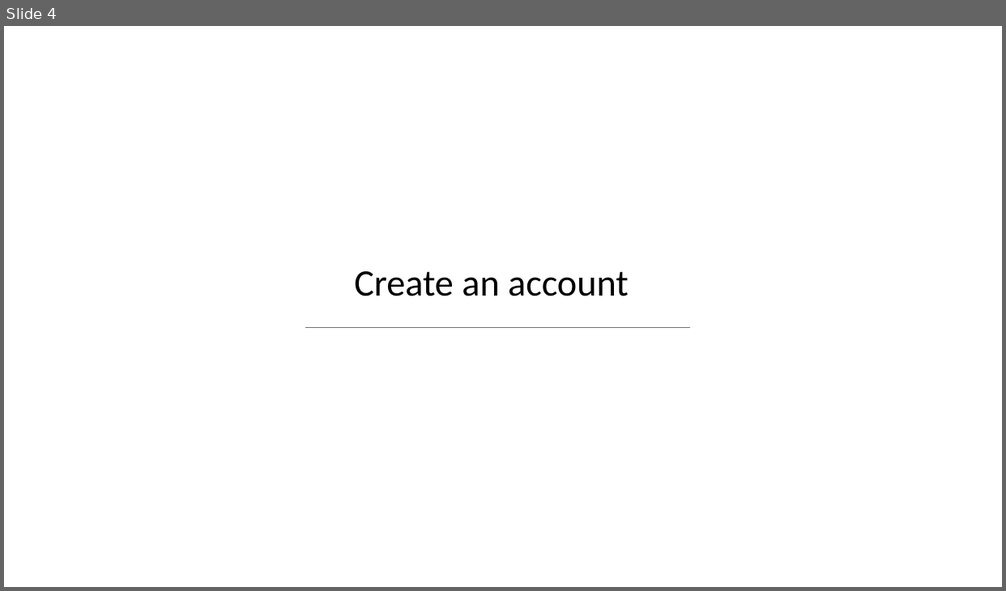
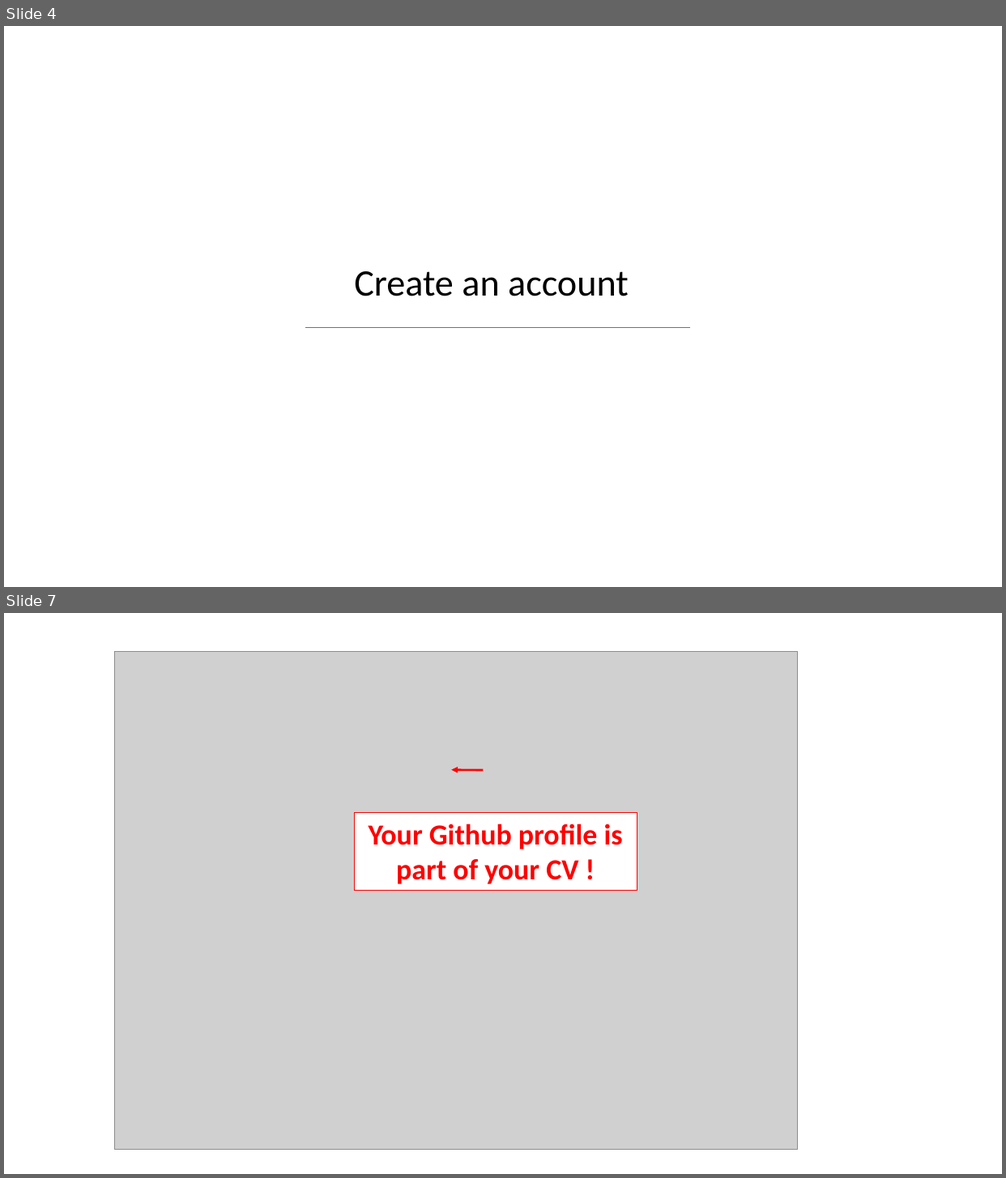
Before and after one commit to holtzy/Teaching, a slide deck: Intro_Github.pptx. Shown one above the other, each under a label of ours: slide 4 before the commit, slides 4 and 7 after it; the slides between them are not shown. The pictures are 1006x591 and 1006x1178 pixels, drawn with LibreOffice and Linux fonts; fonts in the diff are those of the drawing; grey boxes stand for pictures; background and template pictures are left out. Boxes give left, top, right and bottom in pixels: in the first picture for what was removed or moved away, otherwise in the second. Text is boxed around its words. In the diff, an @@ line names an element or a change of style, - is before the commit and + after.

```diff
--- a/Intro_Github.pptx
+++ b/Intro_Github.pptx
@@ slide 7 added at bbox=[4, 613, 1002, 1174], background #FFFFFF @@
@@ picture added at bbox=[115, 652, 798, 1150] @@
@@ arrow added from (484, 770) to (452, 770), #FF0000 2 pt @@
@@ rectangle added at bbox=[355, 813, 637, 891], fill #FFFFFF, outline #FF0000 0.75 pt, 28 pt, text #FF0000, bold @@
+Your Github profile is part of your CV !
```
Also in this commit, not shown: 1 slide changed, 4 other slides added, 3 slides removed.
